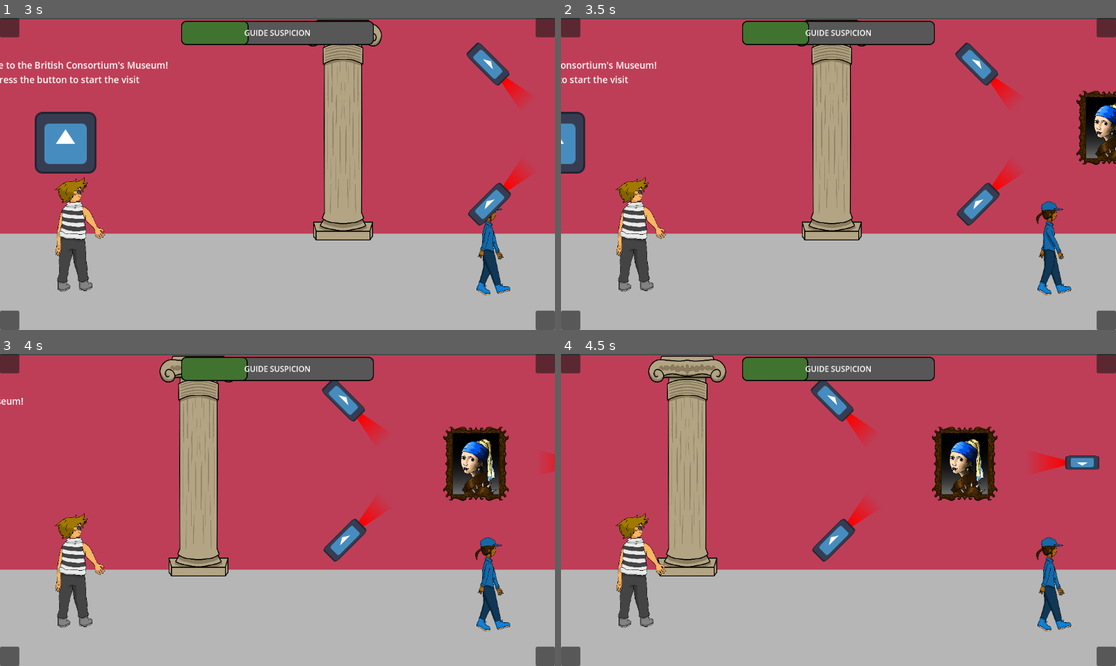
Above: before the commit, frames 1-4 (two rows, left to right).
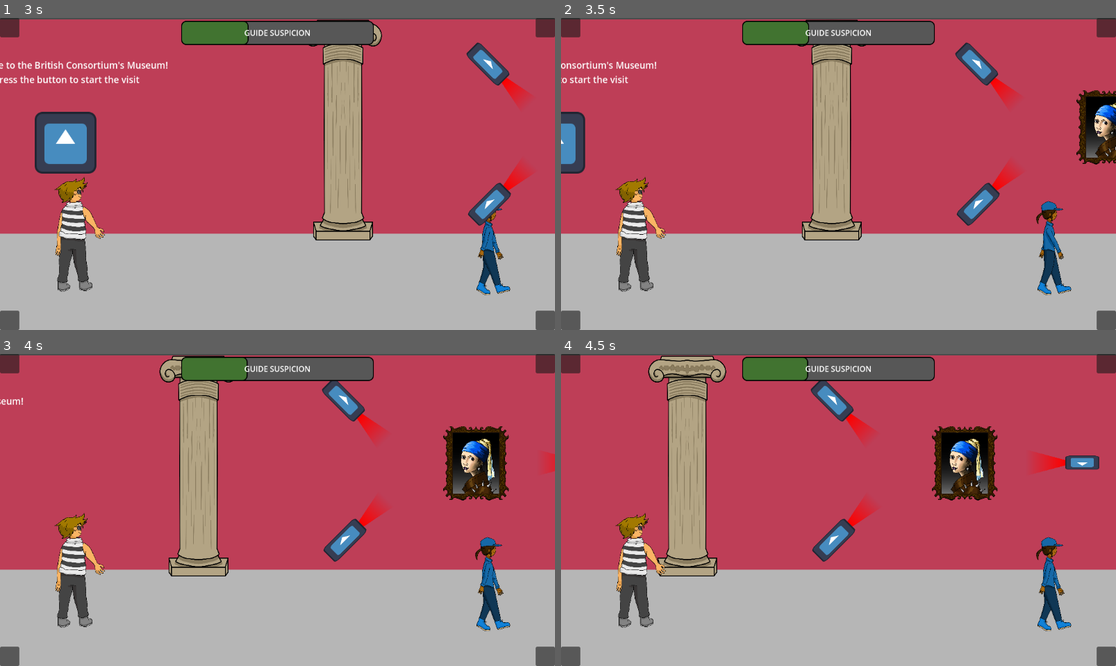
Above: after the commit, the same moments.

Repository: Skyepulse/LUDUM_DARE_58_MATELOU-CO
Game: Godot game, scene res://scenes/main_game_scene.tscn
The game is run twice, just before and just after one commit, with the same random seed, the same clock (stepped at 60 frames per second) and the same inputs. The engine's default icon, where the game draws it, is replaced by a stand-in: a white triangle on a blue panel in a dark square.
Inputs (mouse positions are in pixels of both pictures, inside the frame that each line leads up to):
- Up to frame 1 (3 s): click "PLAY" at 0.5 s; tap Enter at 1.25 s; move the mouse to (399, 158) at 1.27 s; click (399, 158) at 1.42 s; tap Space at 1.52, 2.27 s; move the mouse to (166, 189) at 2.02 s; click (166, 189) at 2.17 s; move the mouse to (333, 105) at 2.77 s; click (333, 105) at 2.92 s
- Up to frame 2 (3.5 s): no input
- Up to frame 3 (4 s): move the mouse to (249, 572) at 3.52 s; click (249, 572) at 3.67 s; tap Space at 3.77 s
- Up to frame 4 (4.5 s): move the mouse to (1005, 556) at 4.27 s; click (1005, 556) at 4.42 s

Frame 1 is identical in both runs. In frame 2, 0.3% of the frame differs, in the area x 92-100%, y 23-48%; in frame 3, 0.5%; in frame 4, 0.5%, in the area x 66-79%, y 23-48%.

Commit message:
Fixed grab objects

Diff:
--- a/scenes/Levels/level_1.tscn
+++ b/scenes/Levels/level_1.tscn
@@ -24,15 +24,12 @@
 [node name="Grabbable Objects" type="Node2D" parent="."]
 
 [node name="ObjectRoot2" parent="Grabbable Objects" instance=ExtResource("4_vtxvj")]
-position = Vector2(-1.5258789e-05, 1.0000005)
 scale = Vector2(0.105, 0.105)
 
 [node name="ObjectRoot4" parent="Grabbable Objects" instance=ExtResource("5_fkdrv")]
-position = Vector2(3, 0)
 scale = Vector2(0.095, 0.095)
 
 [node name="ObjectRoot5" parent="Grabbable Objects" instance=ExtResource("6_o21ul")]
-position = Vector2(1, 1)
 scale = Vector2(0.11, 0.11)
 
 [node name="Obstacles" type="Node2D" parent="."]
--- a/scripts/hand_path.gd
+++ b/scripts/hand_path.gd
@@ -133,7 +133,7 @@
 			Signals.emit_signal("move_scene")
 			Signals.emit_signal("set_input", false);
 		else:
-			grabbed_object.set_position(last_point * thief.scale + thief.position)
+			grabbed_object.global_position = last_point * thief.scale + thief.position
 			if index_last <= 2:
 				collect_object()
 
Not shown: 1 places in scenes/Levels/level_1.tscn that only renumber resources
